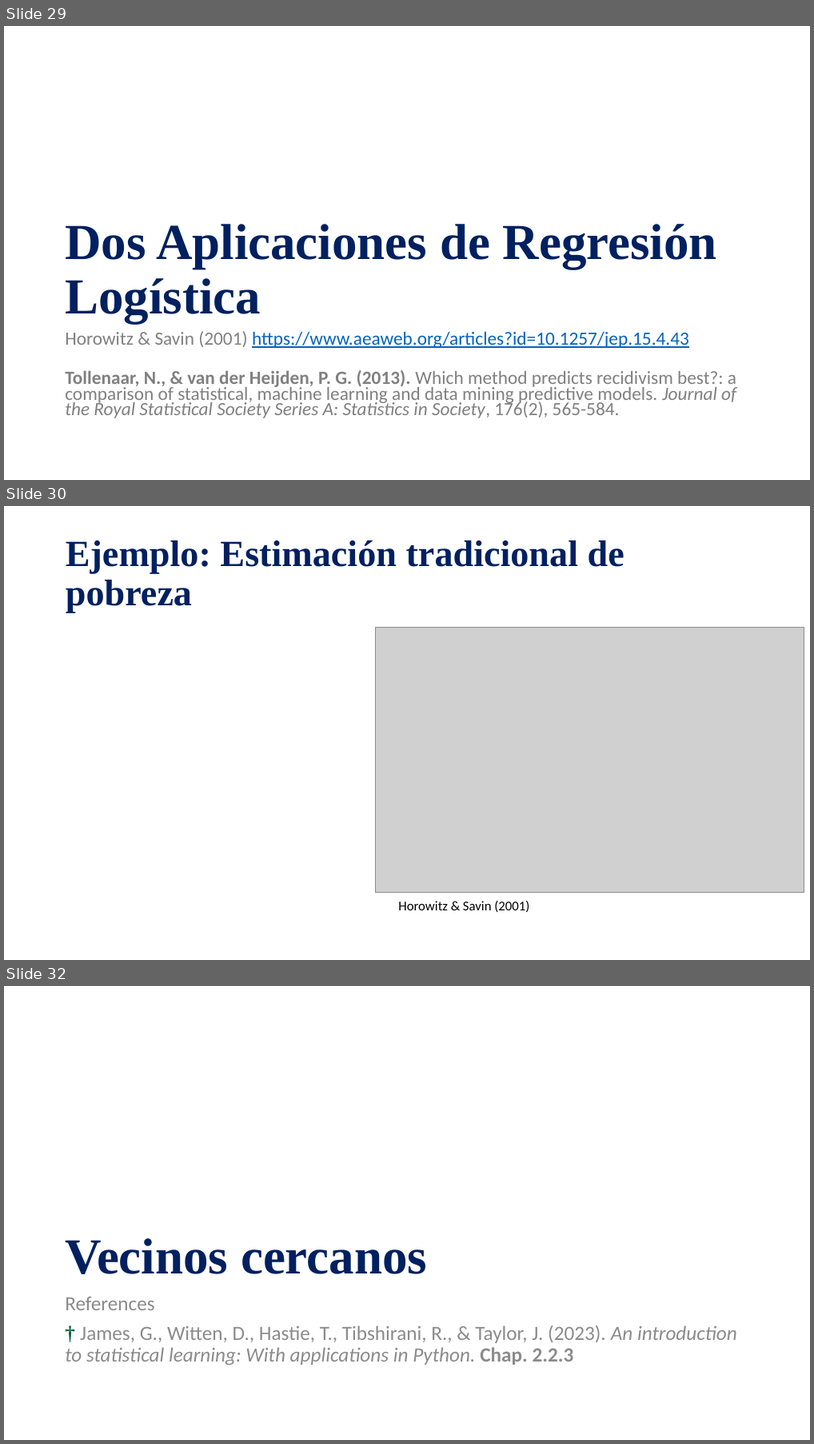
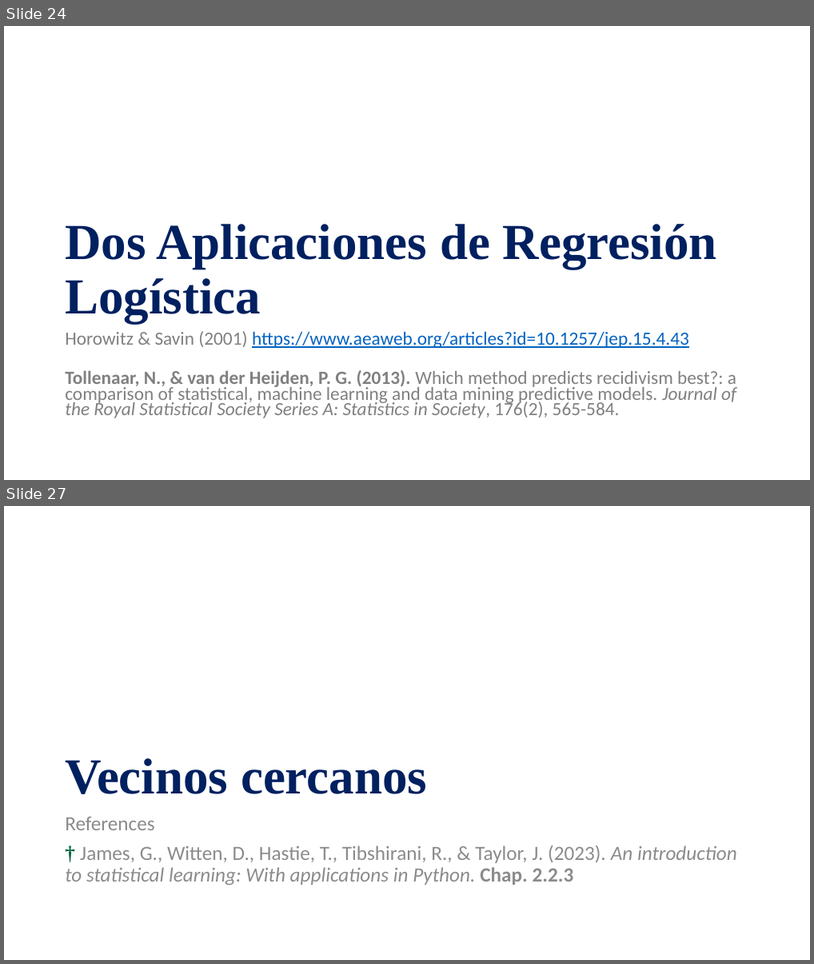
Before and after one commit to mnromero/Programacion_UBA_2025, a slide deck: Clase 06 Metodos de Clasificacion_Logit & KNN/C6_Clasificacion_Bayes_Logit_kNN.pptx. Shown one above the other, each under a label of ours: slides 29, 30 and 32 before the commit, slides 24 and 27 after it; the slides between them are not shown. The pictures are 814x1444 and 814x964 pixels, drawn with LibreOffice and Linux fonts; fonts in the diff are those of the drawing; grey boxes stand for pictures. Boxes give left, top, right and bottom in pixels: in the first picture for what was removed or moved away, otherwise in the second. Text is boxed around its words. In the diff, an @@ line names an element or a change of style, - is before the commit and + after.

```diff
--- a/Clase 06 Metodos de Clasificacion_Logit & KNN/C6_Clasificacion_Bayes_Logit_kNN.pptx
+++ b/Clase 06 Metodos de Clasificacion_Logit & KNN/C6_Clasificacion_Bayes_Logit_kNN.pptx
@@ slide 30 removed at box(4, 506, 810, 960), background #FFFFFF @@
@@ title removed at box(66, 540, 625, 613) @@
-Ejemplo: Estimación tradicional de pobreza
@@ picture removed at box(376, 627, 805, 892) @@
@@ text removed at box(398, 900, 530, 912) @@
-Horowitz & Savin (2001)
@@ what was slide 29 is now slide 24 @@
@@ what was slide 32 is now slide 27 @@
```
Also in this commit, not shown: 4 slides changed, 1 slide added, 5 other slides removed.
